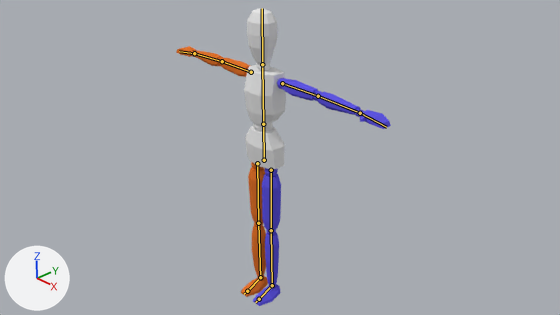
The Blender file HeroSupport/Assets/_Imports/Mannequin.blend: old version first, new version second.
Both versions are drawn from the file's camera 'Camera'. Every picture has the same lights, and +X, +Y and +Z are marked at lower left. The bones that bend it are drawn over the model as lines.

In view in the first picture: 'Mannequin'.
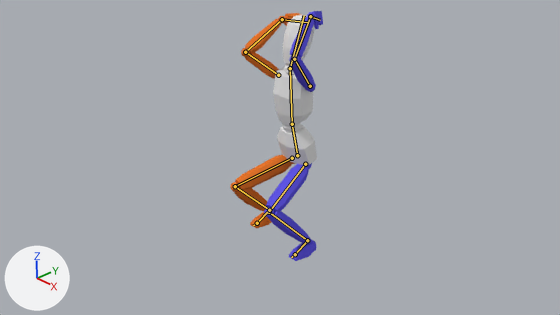
The newer file adds an action. The first version stands in its rest pose; the second is drawn at frame 8 of the action 'HookDash_OverheadSmash'.

Patch to the scene script:
```diff
--- a/HeroSupport/Assets/_Imports/Mannequin.blend.py
+++ b/HeroSupport/Assets/_Imports/Mannequin.blend.py
@@ bone_hip @@
 bone_hip = bpy.data.objects['Armature'].pose.bones['Hip']  # child of 'Root'
-bone_hip.location = (0.0, 0.0, 0.0)
-bone_hip.rotation_quaternion = (1.0, 0.0, 0.0, 0.0)  # degrees (0, 0, 0)
+bone_hip.location = (0.0, -0.066, -0.29)
+bone_hip.rotation_quaternion = (0.994, 0.107, 0.0, 0.0)  # degrees (12, 0, 0)
@@ bone_spine @@
 bone_spine = bpy.data.objects['Armature'].pose.bones['Spine']  # child of 'Hip'
-bone_spine.rotation_quaternion = (1.0, 0.0, 0.0, 0.0)  # degrees (0, 0, 0)
+bone_spine.rotation_quaternion = (0.997, -0.079, 0.0, 0.0)  # degrees (-9, 0, 0)
@@ bone_head @@
 bone_head = bpy.data.objects['Armature'].pose.bones['Head']  # child of 'Spine'
-bone_head.rotation_quaternion = (1.0, 0.0, 0.0, 0.0)  # degrees (0, 0, 0)
+bone_head.rotation_quaternion = (0.979, -0.203, 0.0, 0.0)  # degrees (-23, 0, 0)
@@ bone_upperarm_l @@
 bone_upperarm_l = bpy.data.objects['Armature'].pose.bones['UpperArm.L']  # child of 'Spine'
-bone_upperarm_l.rotation_quaternion = (1.0, 0.0, 0.0, 0.0)  # degrees (0, 0, 0)
+bone_upperarm_l.rotation_quaternion = (0.26, 0.627, -0.712, -0.181)  # degrees (144, -8, -95)
@@ bone_lowerarm_l @@
 bone_lowerarm_l = bpy.data.objects['Armature'].pose.bones['LowerArm.L']  # child of 'UpperArm.L'
-bone_lowerarm_l.rotation_quaternion = (1.0, 0.0, 0.0, 0.0)  # degrees (0, 0, 0)
+bone_lowerarm_l.rotation_quaternion = (0.713, 0.67, -0.055, -0.199)  # degrees (84, 11, -21)
@@ bone_hand_l @@
 bone_hand_l = bpy.data.objects['Armature'].pose.bones['Hand.L']  # child of 'LowerArm.L'
-bone_hand_l.rotation_quaternion = (1.0, 0.0, 0.0, 0.0)  # degrees (0, 0, 0)
+bone_hand_l.rotation_quaternion = (0.868, 0.45, 0.131, -0.166)  # degrees (53, 22, -11)
@@ bone_upperarm_r @@
 bone_upperarm_r = bpy.data.objects['Armature'].pose.bones['UpperArm.R']  # child of 'Spine'
-bone_upperarm_r.rotation_quaternion = (1.0, 0.0, 0.0, 0.0)  # degrees (0, 0, 0)
+bone_upperarm_r.rotation_quaternion = (0.438, 0.578, 0.626, 0.116)  # degrees (129, 26, 82)
@@ bone_lowerarm_r @@
 bone_lowerarm_r = bpy.data.objects['Armature'].pose.bones['LowerArm.R']  # child of 'UpperArm.R'
-bone_lowerarm_r.rotation_quaternion = (1.0, 0.0, 0.0, 0.0)  # degrees (0, 0, 0)
+bone_lowerarm_r.rotation_quaternion = (0.566, 0.718, 0.167, 0.152)  # degrees (103, -2, 28)
@@ bone_hand_r @@
 bone_hand_r = bpy.data.objects['Armature'].pose.bones['Hand.R']  # child of 'LowerArm.R'
-bone_hand_r.rotation_quaternion = (1.0, 0.0, 0.0, 0.0)  # degrees (0, 0, 0)
+bone_hand_r.rotation_quaternion = (0.886, 0.397, -0.217, 0.089)  # degrees (49, -27, -1)
@@ bone_legik_l @@
 bone_legik_l = bpy.data.objects['Armature'].pose.bones['LegIK.L']  # child of 'Root'
-bone_legik_l.location = (0.0, 0.0, 0.0)
+bone_legik_l.location = (0.136, 0.197, 0.336)
@@ bone_poletarget_l @@
 bone_poletarget_l = bpy.data.objects['Armature'].pose.bones['PoleTarget.L']  # child of 'Root'
-bone_poletarget_l.location = (0.0, 0.0, 0.0)
+bone_poletarget_l.location = (0.086, 0.0, -0.338)
@@ bone_legik_r @@
 bone_legik_r = bpy.data.objects['Armature'].pose.bones['LegIK.R']  # child of 'Root'
-bone_legik_r.location = (0.0, 0.0, 0.0)
+bone_legik_r.location = (-0.11, 0.191, 0.41)
@@ bone_poletarget_r @@
 bone_poletarget_r = bpy.data.objects['Armature'].pose.bones['PoleTarget.R']  # child of 'Root'
-bone_poletarget_r.location = (0.0, 0.0, 0.0)
+bone_poletarget_r.location = (-0.098, 0.0, -0.338)
```

Where the change shows, as pixel boxes (x1, y1, x2, y2) in the pictures (560 x 315 px):
'Mannequin', posed (56% narrower, 16% shorter): before (176, 8, 391, 306); after (230, 11, 323, 261)
bone 'Hip', root to tip: before (264, 160) to (263, 124); after (297, 155) to (292, 124)
bone 'Spine', root to tip: before (263, 124) to (262, 64); after (292, 124) to (290, 68)
bone 'Head', root to tip: before (262, 64) to (262, 8); after (290, 68) to (304, 15)
bone 'UpperArm.L', root to tip: before (282, 83) to (318, 96); after (310, 86) to (294, 59)
bone 'LowerArm.L', root to tip: before (318, 96) to (360, 113); after (294, 59) to (310, 16)
bone 'Hand.L', root to tip: before (360, 113) to (386, 127); after (310, 16) to (320, 20)
bone 'UpperArm.R', root to tip: before (251, 72) to (222, 61); after (278, 75) to (245, 52)
bone 'LowerArm.R', root to tip: before (222, 61) to (194, 53); after (245, 52) to (282, 19)
bone 'Hand.R', root to tip: before (194, 53) to (179, 51); after (282, 19) to (308, 22)
